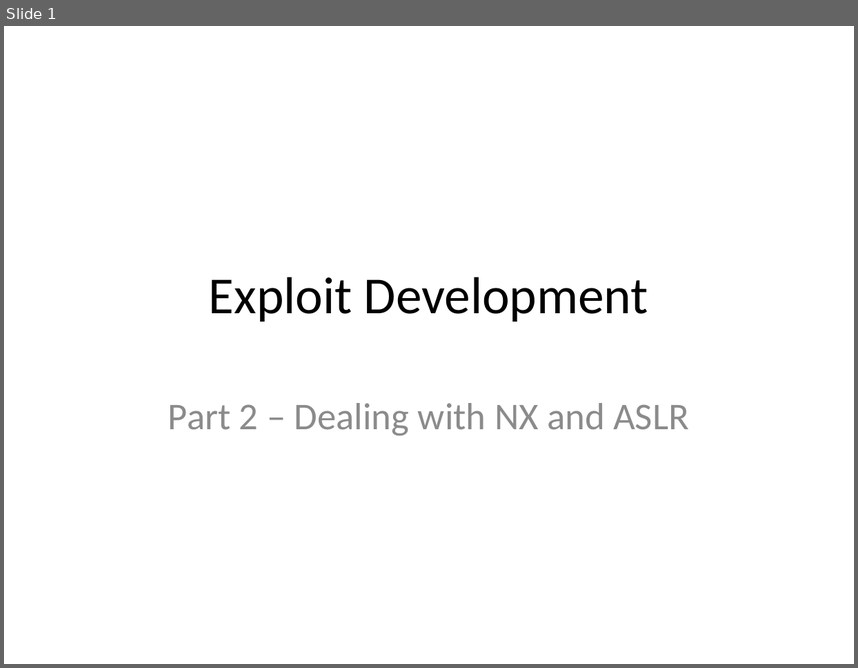
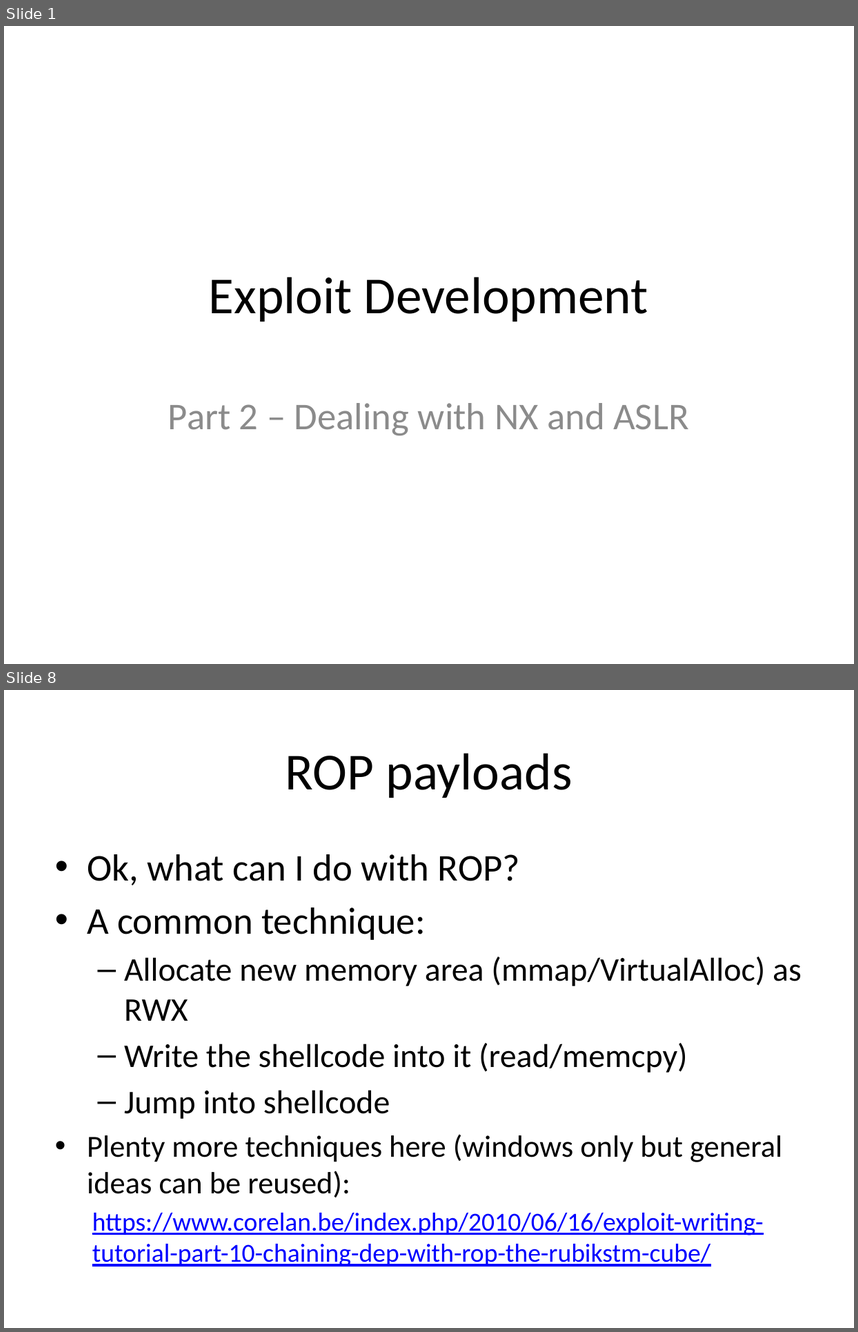
Before and after one commit to m0t/liatioan, a slide deck: slides-2.pptx. Shown one above the other, each under a label of ours: slide 1 before the commit, slides 1 and 8 after it; the slides between them are not shown. The pictures are 858x668 and 858x1332 pixels, drawn with LibreOffice and Linux fonts; fonts in the diff are those of the drawing. Boxes give left, top, right and bottom in pixels: in the first picture for what was removed or moved away, otherwise in the second. Text is boxed around its words. In the diff, an @@ line names an element or a change of style, - is before the commit and + after.

```diff
--- a/slides-2.pptx
+++ b/slides-2.pptx
@@ slide 8 added at (4, 690, 854, 1328), background #FFFFFF @@
@@ title added at (286, 753, 572, 798), 44 pt, text #000000 @@
+ROP payloads
@@ text added at (87, 854, 802, 1266), 22 pt, text #000000 @@
+• Ok, what can I do with ROP?
+• A common technique:
+  – Allocate new memory area (mmap/VirtualAlloc) as RWX
+  – Write the shellcode into it (read/memcpy)
+  – Jump into shellcode
+• Plenty more techniques here (windows only but general ideas can be reused):
+  https://www.corelan.be/index.php/2010/06/16/exploit-writing-tutorial-part-10-chaining-dep-with-rop-the-rubikstm-cube/
```
Also in this commit, not shown: 5 slides changed, 5 other slides added, 2 slides removed.
